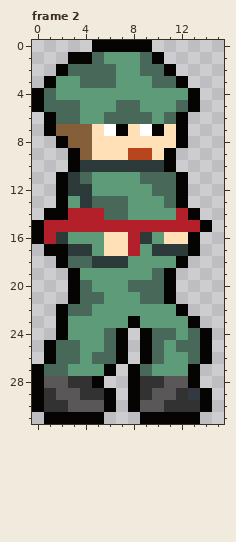
Edited in one commit: pixel-art file (assets/enemies/ShootEnemy1Attack.aseprite). The picture above was drawn from the file before the commit.
16x32 pixels, 2 frames. Colours within 5 levels of each other are drawn and written as one. Shown: frame 2.
The result:
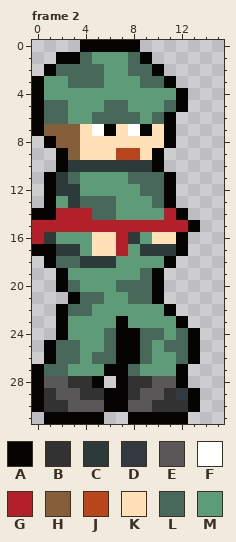
Palette (. is transparent): A #050403  B #323232  C #2c3b39  D #333941  E #595757  F #ffffff  G #b4202a  H #855f39  J #b9451d  K #ffe0b7  L #486859  M #5d9b79
What changed:
Changed rows in their new state; - is an unchanged pixel.
Frame 2:
first column x 0:
 0 ----A----.-----
 1 --A-LM--LA.----
 2 -AL---M-L-A.---
 3 AM-L--M--L-A.--
 4 -M----------A.-
 5 ---M--L-M--LA.-
 6 AL-M-L---MLA.--
 7 AH--KFAKFAKA.--
 8 -AH-K------A.--
 9 --AHK--J-KA.---
10 --AC------A.---
11 -ACLM---L--A.--
12 -AC-M----L-A.--
13 -AMCL--M--LA.--
14 A-G--L-M---GA.-
15 G------------A.
16 GCM--K-GCMK-A.-
17 A-C-MK-GMC--A.-
18 -AL-C--M---A.--
19 --AM-----LA.---
20 --ALM--L--A.---
21 --------L-A.---
22 -----------A.--
23 -------AM---A.-
24 --------AL-MLA.
25 --------ALML-A.
26 --------ALM-LA.
27 -------ALM--A.-
28 -------AB-E-A.-
29 -------ABE-BDA.
30 -------AE-B--A.
31 --------A----.-
Changed places in both pictures, as pixel boxes (x1, y1, x2, y2):
changed: (32, 40, 212, 424)
